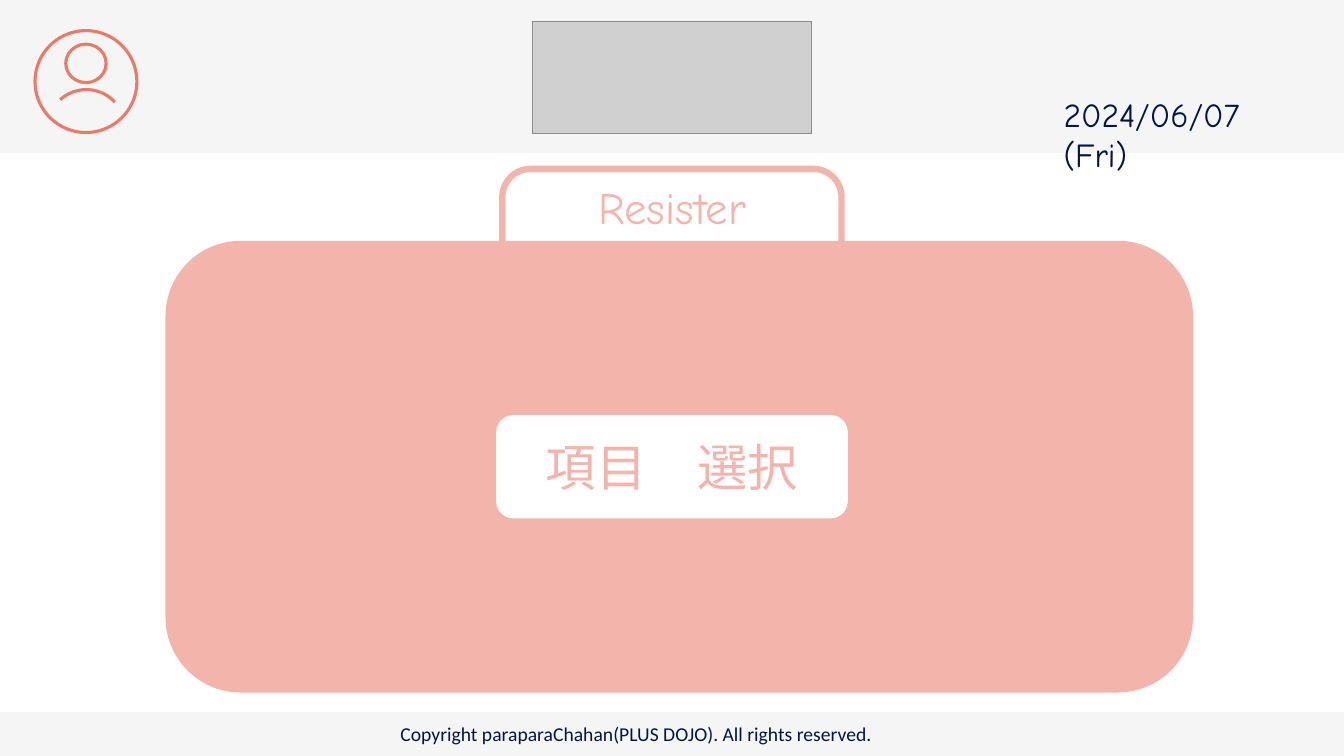
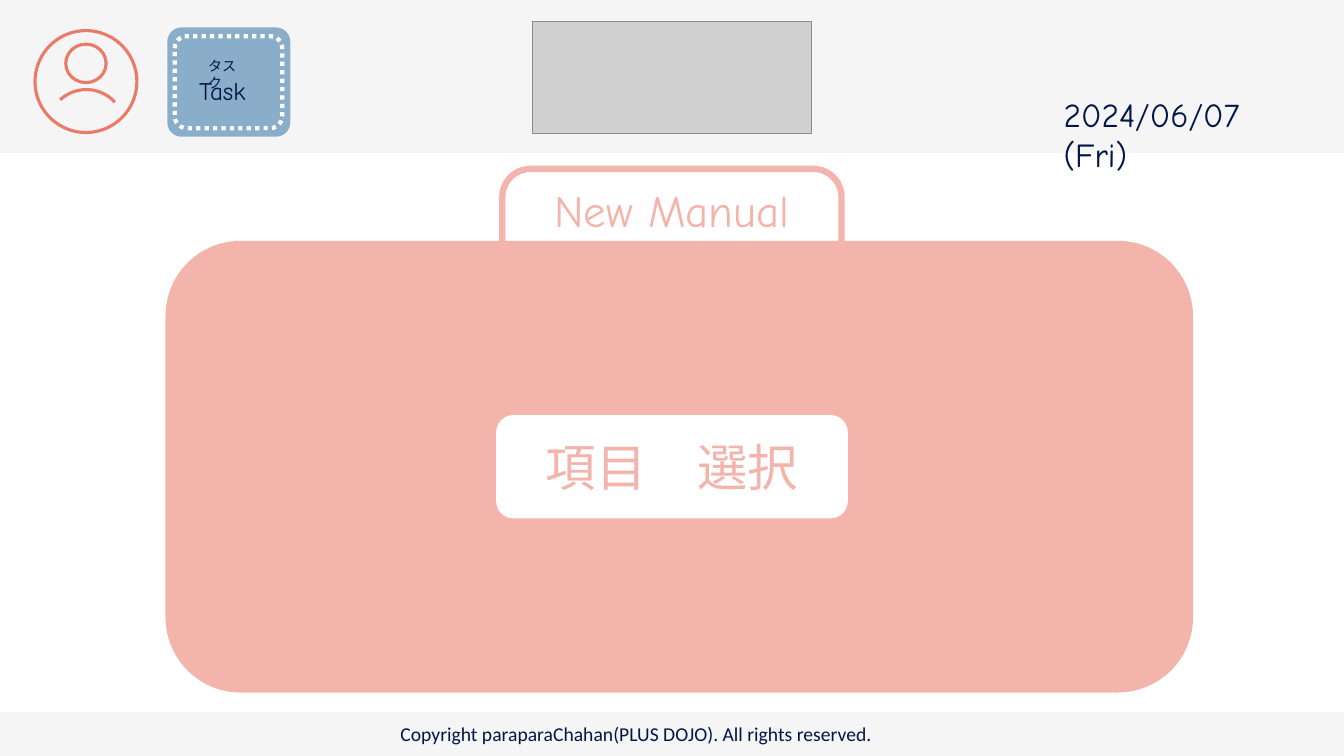
Before and after one commit to plusdojo2024/C2, a slide deck: slide 18 of doc/13_外部設計/famiLink 画面デザイン.pptx (slide 22 before the commit). Drawn at 1344x756 pixels with LibreOffice and Linux fonts; fonts in the diff are those of the drawing; grey boxes stand for pictures. Boxes give left, top, right and bottom in pixels: in the first picture for what was removed or moved away, otherwise in the second. Text is boxed around its words. In the diff, an @@ line names an element or a change of style, - is before the commit and + after.

```diff
--- a/doc/13_外部設計/famiLink 画面デザイン.pptx
+++ b/doc/13_外部設計/famiLink 画面デザイン.pptx
@@ rounded rectangle added at (167,27,290,136), fill #8AAEC9 @@
@@ rounded rectangle added at (174,36,282,128), outline #FFFFFF 3 pt dashed @@
@@ text added at (199,78,245,100), 18 pt, text #001746 @@
+Task
@@ text added at (208,60,236,92), 10 pt, text #001746 @@
+タスク
@@ text at (554,197,789,228): text changed @@
-Resister
+New Manual
```
Also in this commit, not shown: 11 other slides changed, 1 slide added, 3 slides removed, 1 other file.
